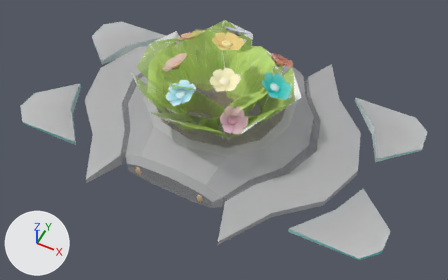
One commit to the FBX model Assets/HelloPico2/Data/Model/Prop/Prop_GardenFlowerAnim.fbx: the scene before it, then after it.
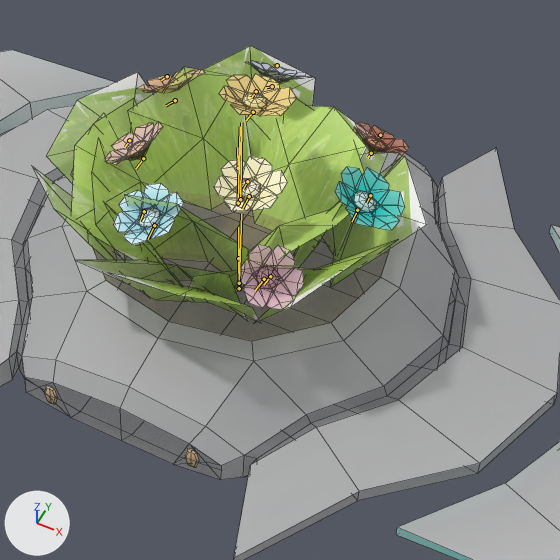
Old and new are each drawn whole from a camera (50 mm lens) standing at (0.52, -1.016, 1.217) and looking at (0.049, -0.074, 0.039) and again close up on the part from 26% to 80% of the width and 0% to 87% of the height. The axes (+X, +Y, +Z) are drawn at lower left. The lights are the same throughout. Both versions are drawn at frame 41 of the action 'Take 001'; the numbers are the values there. The bones that bend it are drawn over the model as lines in the close-ups. The close-ups show mesh edges as thin lines.

Objects in the first close-up: 'CharFishGroupRigRef_FlowerGroupMesh', 'CharFishGroupRigRef_GardenDiscMesh', 'CharFishGroupRigRef_GardenRockMesh', 'CharFishGroupRigRef_GardenWingMesh'.
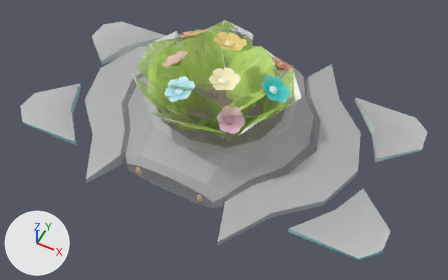
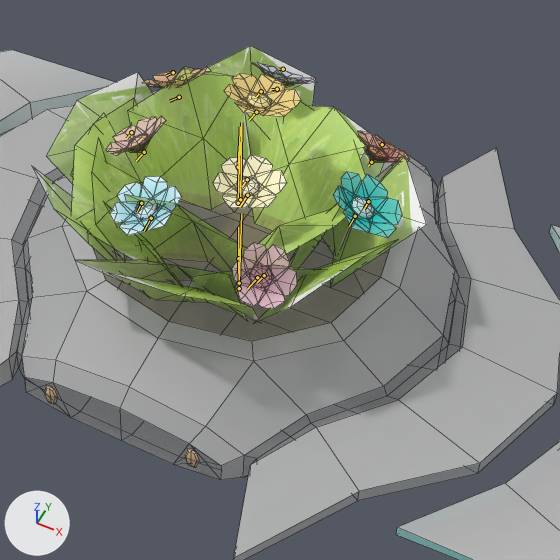
Pixel boxes [x1, y1, x2, y2] of what changed, in the close-ups (560 x 560 px):
'CharFishGroupRigRef_FlowerGroupMesh', posed: before [105, 60, 409, 309]; after [106, 62, 409, 309]
bone 'CharFishGroupRigRef_M_FGCenter', root to tip: before (238, 168) to (237, 147); after (238, 167) to (239, 146)

The edits, one by one:
Bone 'CharFishGroupRigRef_M_FGCenter' (bone_charfishgrouprigref_m_fgcenter) moves from (0.0, 18.82, 0.0) to (0.0, 18.95, 0.0).
Bone 'CharFishGroupRigRef_M_FGCenter' (bone_charfishgrouprigref_m_fgcenter) turns from (1, 1, 1) to (-1, -1, -1) degrees about its own x, y and z.
